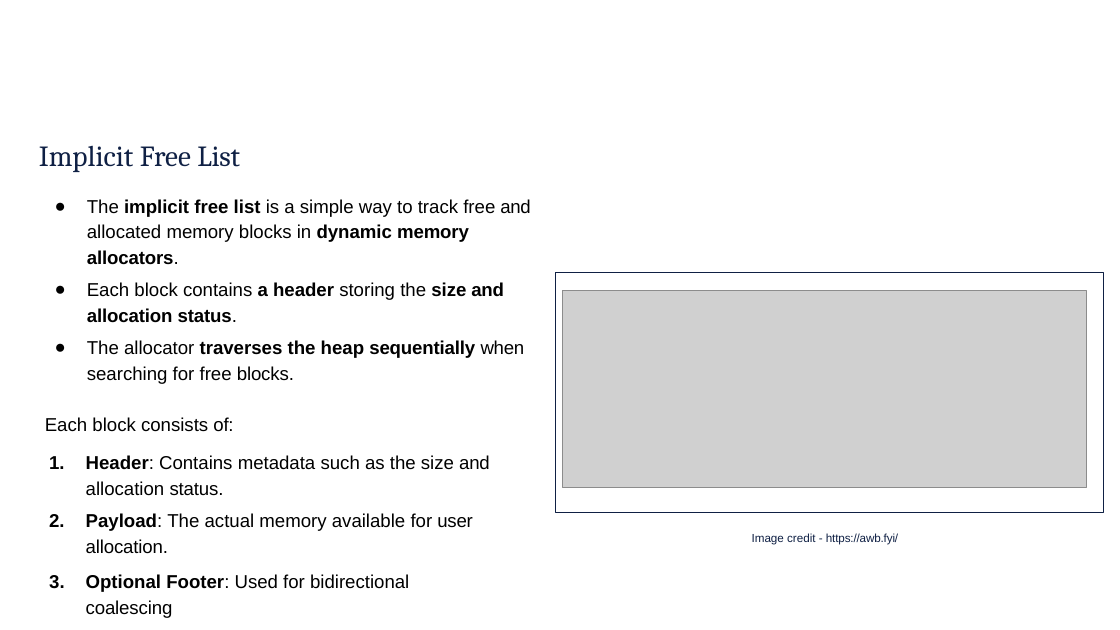
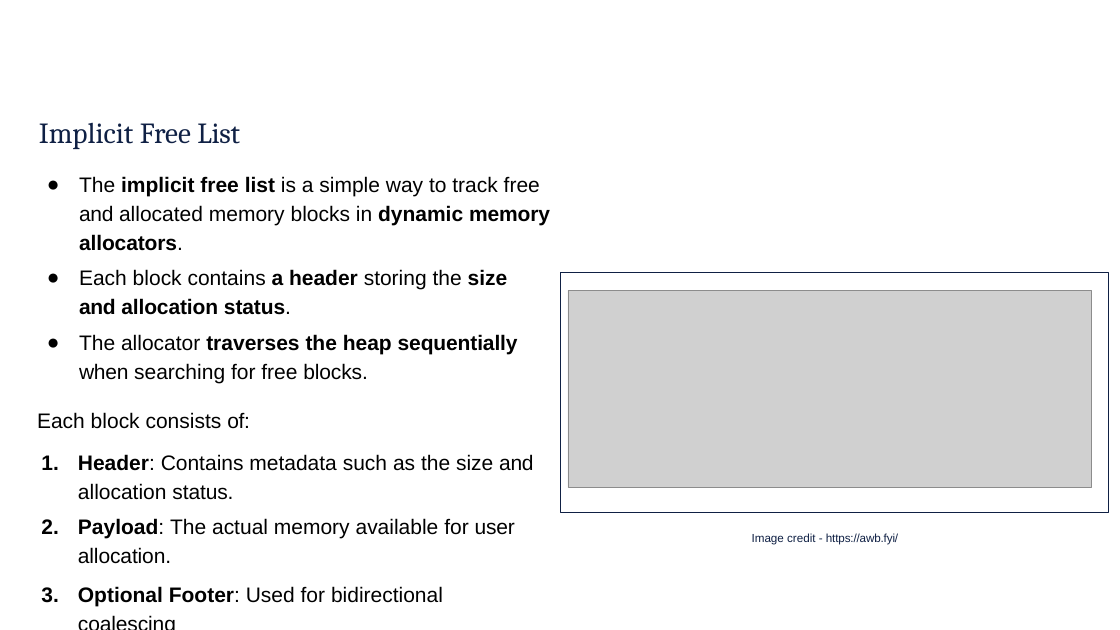
Before and after one commit to rbjohns8/CSC362-Spring-2026, a slide deck: slide 7 of Lecture Slides/16 - Free Block Management.pptx. Drawn at 1120x630 pixels with LibreOffice and Linux fonts; fonts in the diff are those of the drawing; grey boxes stand for pictures; background and template pictures are left out. Boxes give left, top, right and bottom in pixels: in the first picture for what was removed or moved away, otherwise in the second. Text is boxed around its words. In the diff, an @@ line names an element or a change of style, - is before the commit and + after.

```diff
--- a/Lecture Slides/16 - Free Block Management.pptx
+++ b/Lecture Slides/16 - Free Block Management.pptx
@@ title "Implicit Free List": place and size @@
-title "Implicit Free List" at [39,145,240,172]
+title "Implicit Free List" at [39,122,240,149]
@@ text "The implicit free list is ...": place and size @@
-text "The implicit free list is ..." at [45,199,530,592]
+text "The implicit free list is ..." at [37,176,550,606]
@@ text "The implicit free list is ..." at [37,176,550,606]: size 16 to 18 pt; more space between paragraphs @@
@@ freeform shape: place and size @@
-freeform shape at [555,272,1103,513]
+freeform shape at [560,272,1108,513]
@@ picture: place and size @@
-picture at [563,291,1086,488]
+picture at [568,291,1091,488]
```
Also in this commit, not shown: 3 other slides changed.
